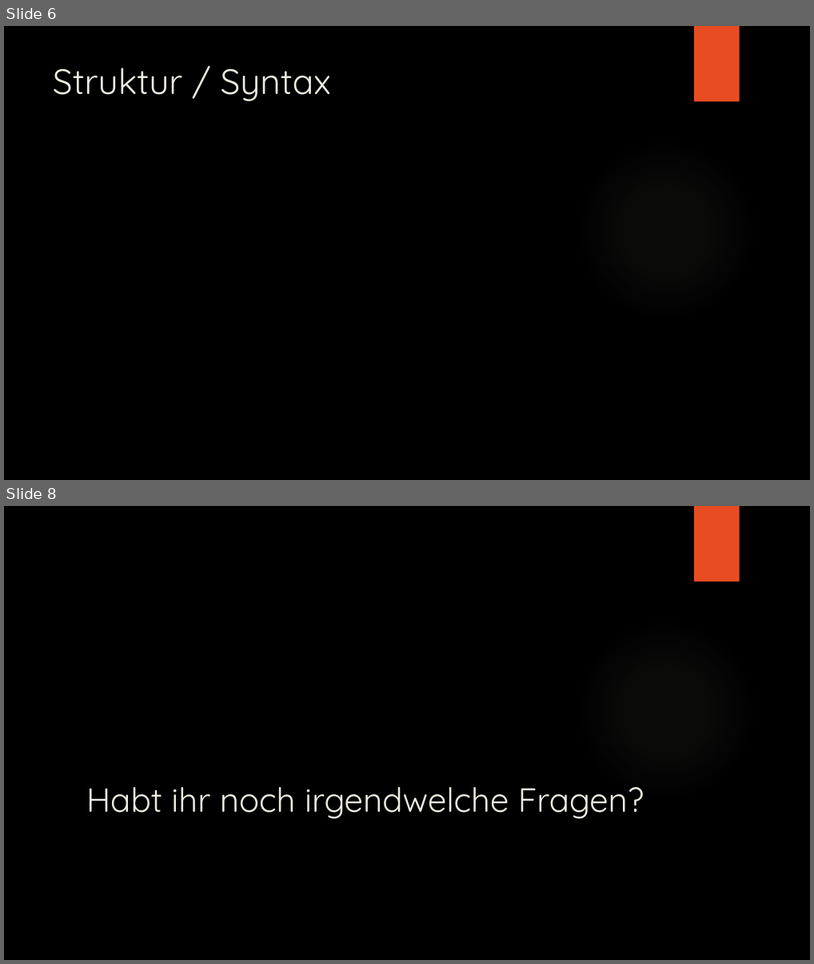
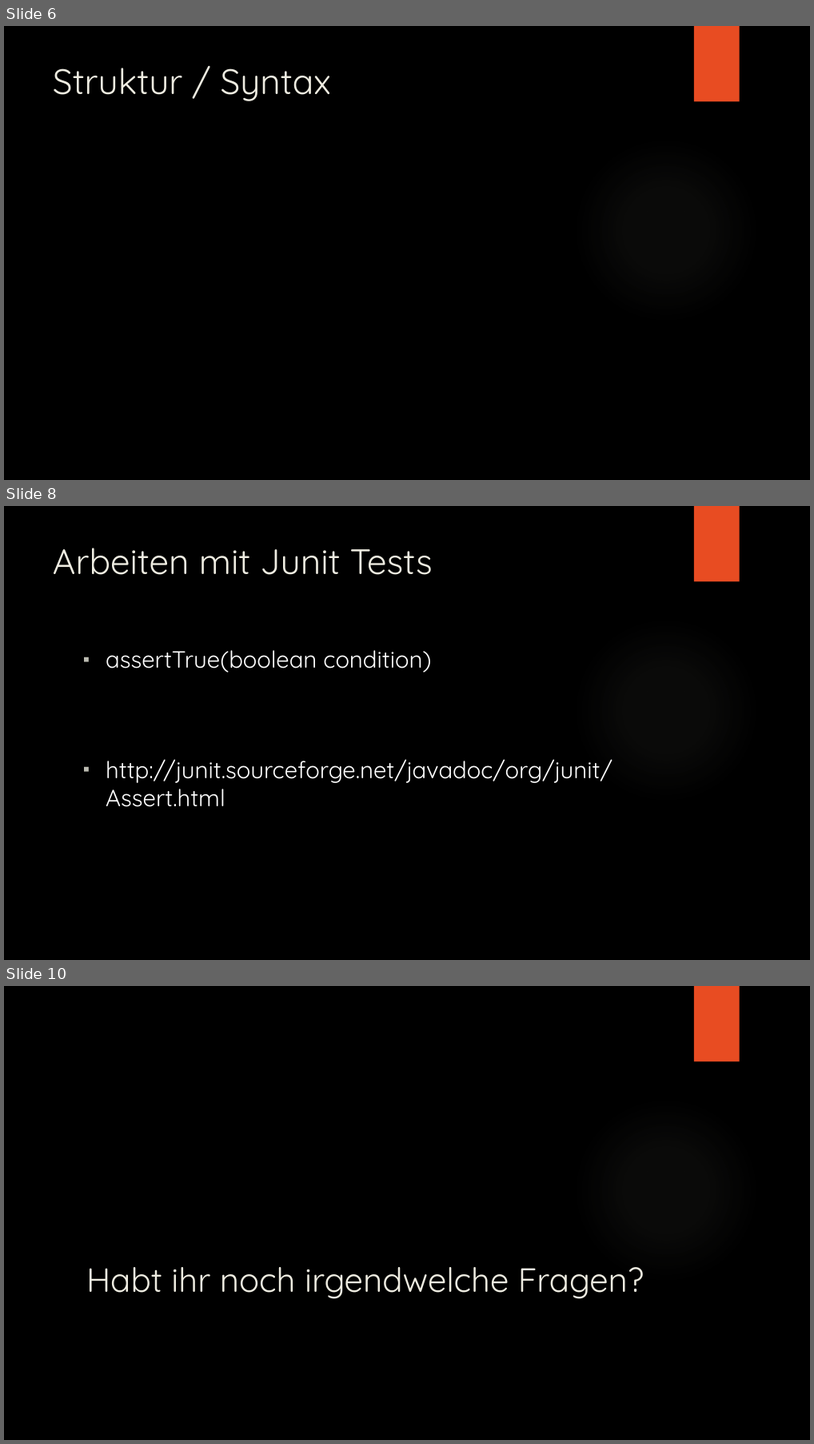
Before and after one commit to Ratnar/Tesint-with-JUnit, a slide deck: Präsentation/Unit testen mit JUnit.pptx. Shown one above the other, each under a label of ours: slides 6 and 8 before the commit, slides 6, 8 and 10 after it; the slides between them are not shown. The pictures are 814x964 and 814x1444 pixels, drawn with LibreOffice and Linux fonts; fonts in the diff are those of the drawing; background and template pictures are left out. Boxes give left, top, right and bottom in pixels: in the first picture for what was removed or moved away, otherwise in the second. Text is boxed around its words. In the diff, an @@ line names an element or a change of style, - is before the commit and + after.

```diff
--- a/Präsentation/Unit testen mit JUnit.pptx
+++ b/Präsentation/Unit testen mit JUnit.pptx
@@ slide 8 added at (x1=4, y1=506, x2=810, y2=960), background picture (left out); not listed: 2 template elements that a slide beside it also shows @@
@@ title added at (x1=53, y1=548, x2=433, y2=575), 42 pt, text #EEECE1 @@
+Arbeiten mit Junit Tests
@@ text added at (x1=106, y1=650, x2=613, y2=807), 28 pt, text #FFFFFF @@
+▪ assertTrue(boolean condition)
+▪ http://junit.sourceforge.net/javadoc/org/junit/Assert.html
@@ what was slide 8 is now slide 10 @@
```
Also in this commit, not shown: 4 slides changed, 3 other slides added, 2 slides removed, 9 other files.
